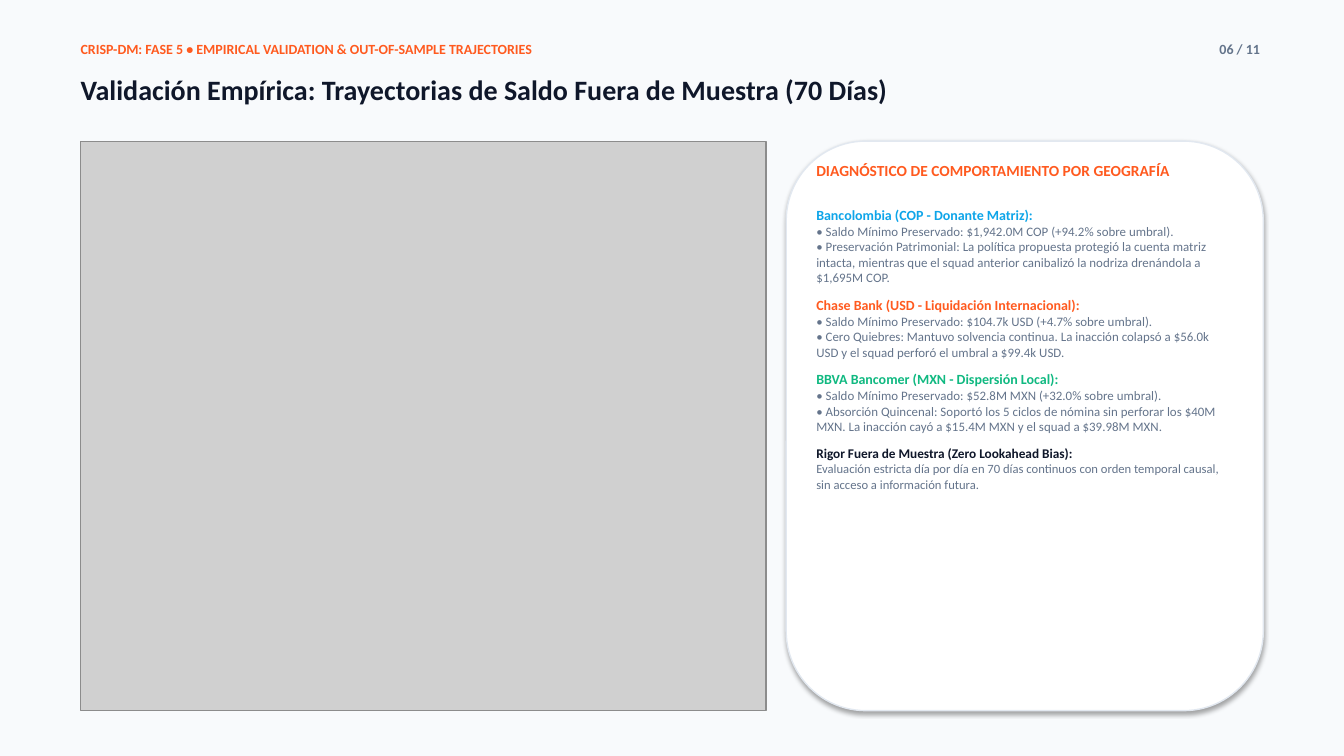
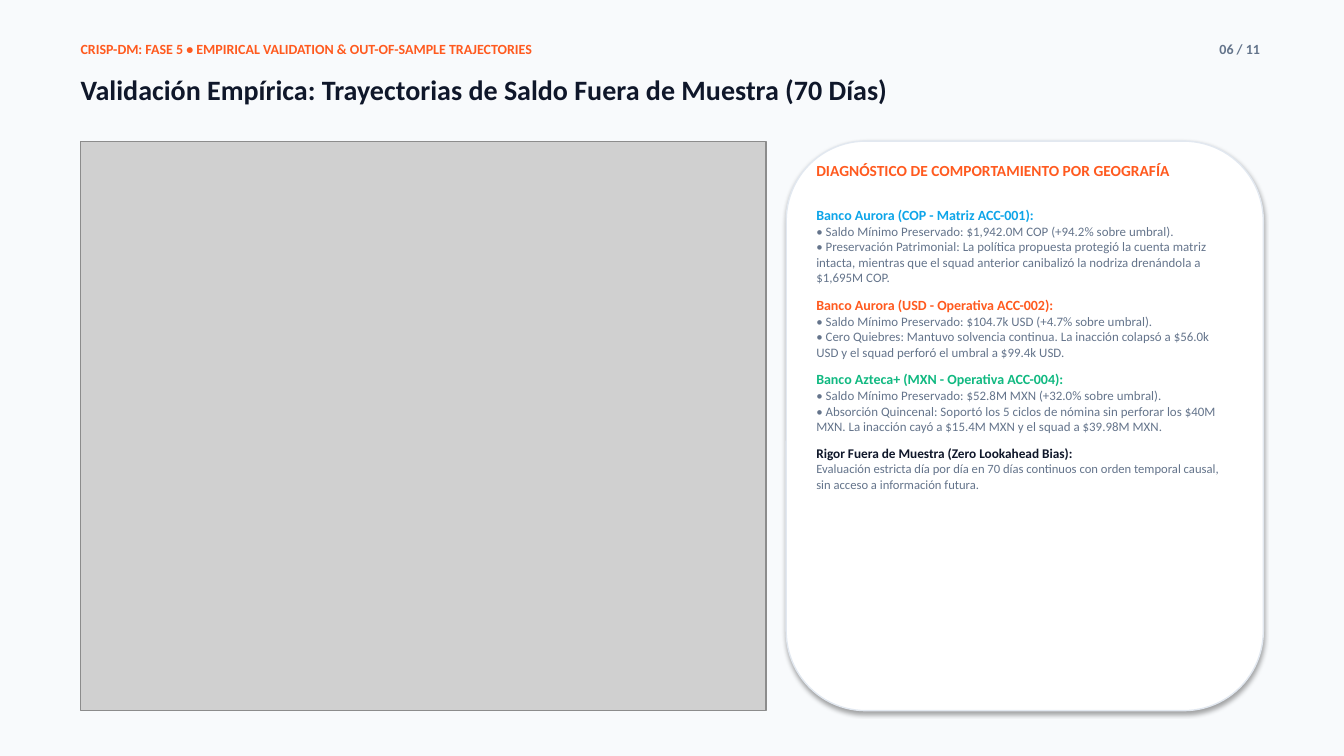
Before and after one commit to NicolasMndz/prueba-tecnica-cobre, a slide deck: slide 6 of presentacion_ejecutiva_tesoreria.pptx. Drawn at 1344x756 pixels with LibreOffice and Linux fonts; fonts in the diff are those of the drawing; grey boxes stand for pictures. Boxes give left, top, right and bottom in pixels: in the first picture for what was removed or moved away, otherwise in the second. Text is boxed around its words. In the diff, an @@ line names an element or a change of style, - is before the commit and + after.

Commit message:
fix: align bank entity names with official accounts.csv catalog across memo, deck, and assets

```diff
--- a/presentacion_ejecutiva_tesoreria.pptx
+++ b/presentacion_ejecutiva_tesoreria.pptx
@@ text at bbox=[816, 209, 1034, 222]: text changed @@
-Bancolombia (COP - Donante Matriz):
+Banco Aurora (COP - Matriz ACC-001):
@@ text at bbox=[816, 300, 1053, 313]: text changed @@
-Chase Bank (USD - Liquidación Internacional):
+Banco Aurora (USD - Operativa ACC-002):
@@ text at bbox=[816, 374, 1063, 387]: text changed @@
-BBVA Bancomer (MXN - Dispersión Local):
+Banco Azteca+ (MXN - Operativa ACC-004):
```
Also in this commit, not shown: 6 other slides changed, 3 other files.
